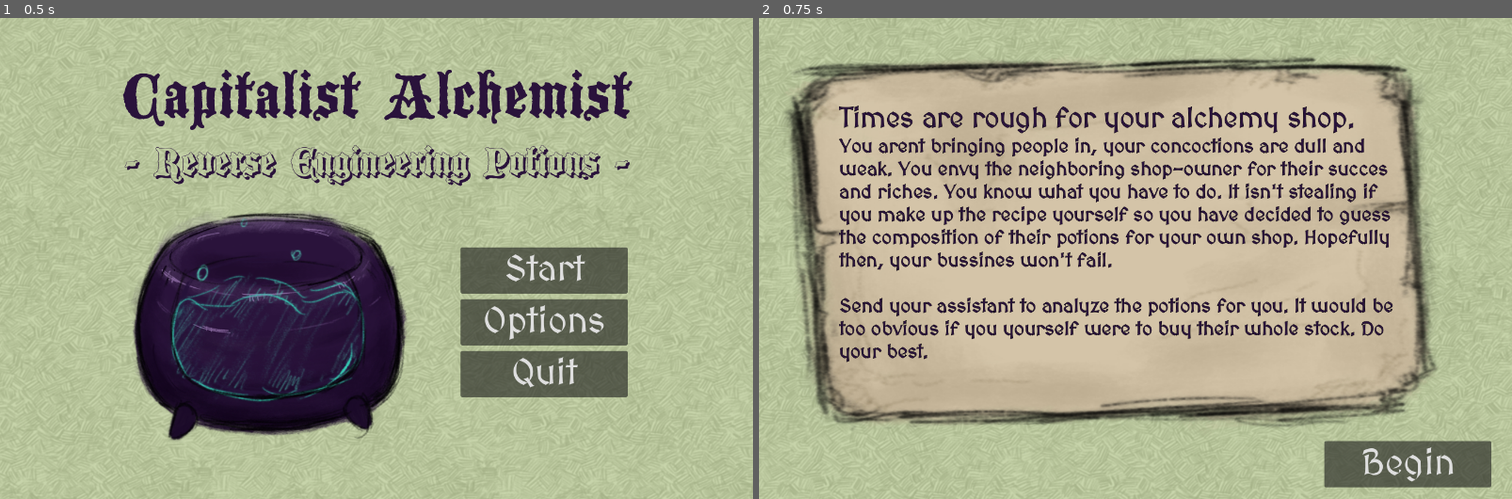
Above: before the commit, frames 1-2 (left to right).
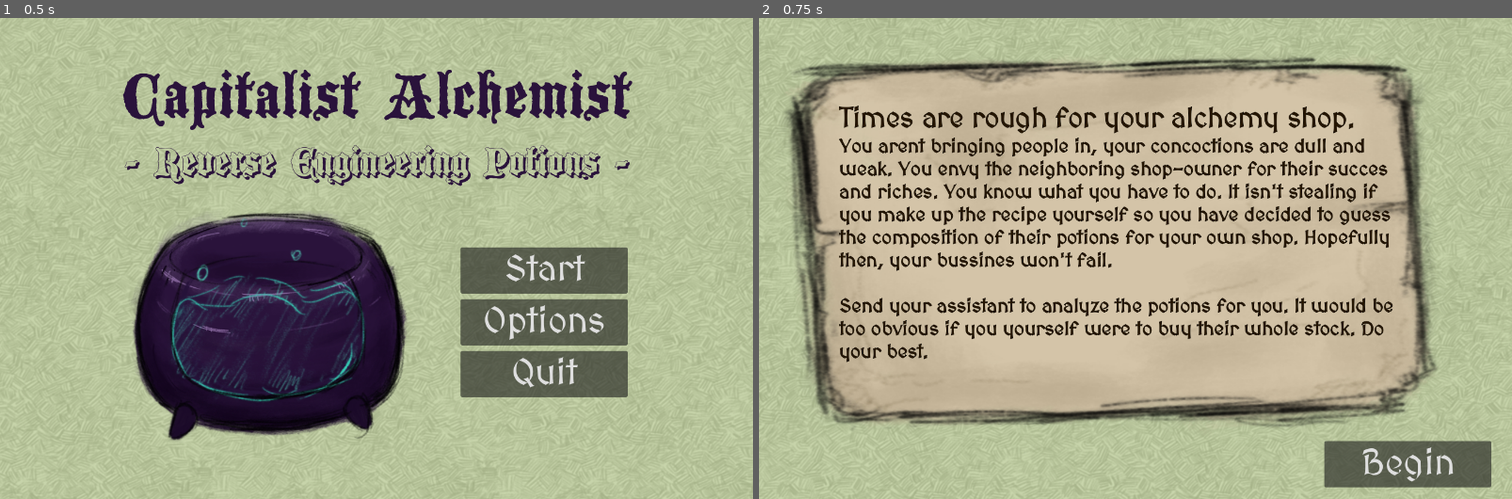
Above: after the commit, the same moments.

Repository: OsakiTsukiko/capitalist-alchemist
Game: Godot game, scene res://src/main_menu/main_menu.tscn
Two runs of this game, one before a commit and one after it. Both use one fixed random seed, a clock stepped at 60 frames per second and the inputs below.
Inputs:
- Up to frame 1 (0.5 s): no input
- Up to frame 2 (0.75 s): click "Start" at 0.5 s

Frame 1 is identical in both runs. In frame 2, 4.6% of the frame differs, in the area x 10-85%, y 18-72%.

Commit message:
change color cause yes

Diff:
--- a/src/intro_scene/intro_scene.tscn
+++ b/src/intro_scene/intro_scene.tscn
@@ -27,7 +27,7 @@
 offset_top = 153.0
 offset_right = 1166.0
 offset_bottom = 702.0
-theme_override_colors/default_color = Color(0.164706, 0.0745098, 0.231373, 1)
+theme_override_colors/default_color = Color(0.145098, 0.0823529, 0, 1)
 theme_override_constants/outline_size = 2
 theme_override_fonts/normal_font = ExtResource("3_anyt3")
 theme_override_fonts/bold_font = ExtResource("3_anyt3")
@@ -40,6 +40,7 @@
 
 [node name="BtnBegin" type="Button" parent="."]
 custom_minimum_size = Vector2(300, 0)
+layout_mode = 0
 offset_left = 1015.0
 offset_top = 760.0
 offset_right = 1315.0
